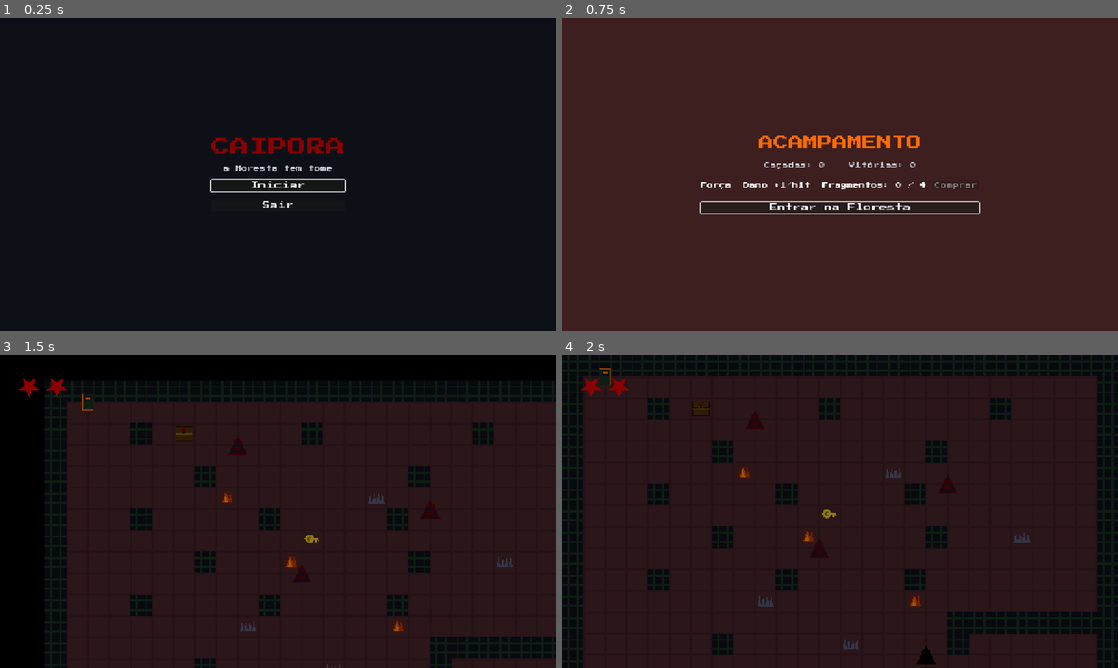
Above: before the commit, frames 1-4 (two rows, left to right).
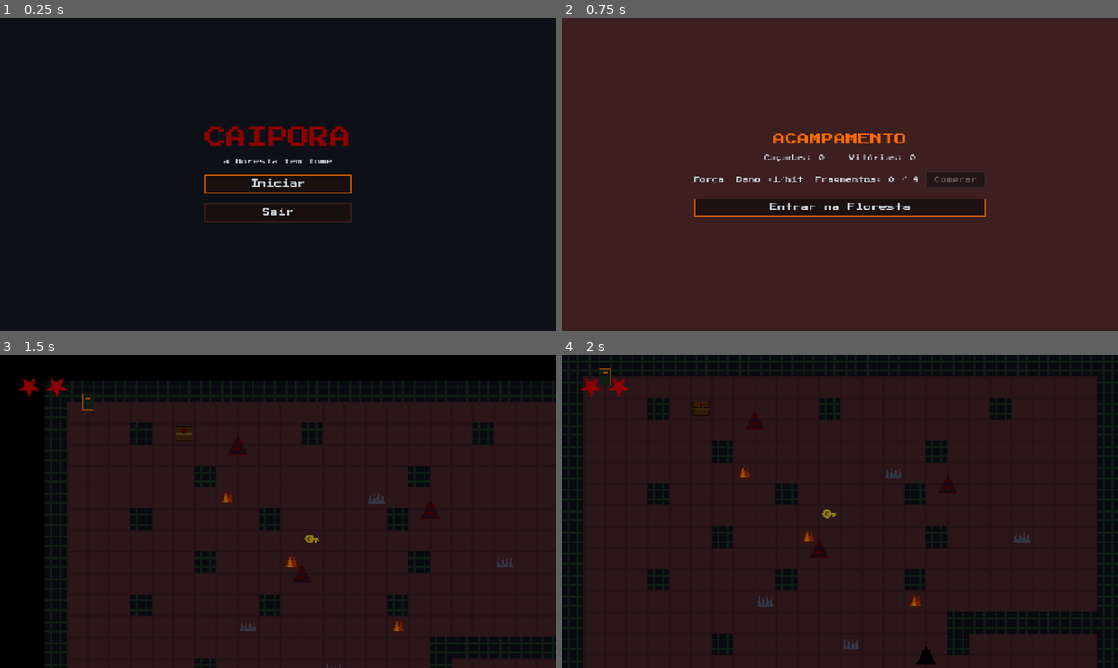
Above: after the commit, the same moments.

Repository: baltazarparra/darkgrid
Game: Godot game, scene res://scenes/ui/main_menu.tscn
Two runs of this game, one before a commit and one after it. Both use one fixed random seed, a clock stepped at 60 frames per second and the inputs below.
Inputs:
- Up to frame 1 (0.25 s): no input
- Up to frame 2 (0.75 s): click "Iniciar" at 0.5 s
- Up to frame 3 (1.5 s): click "Entrar na Floresta" at 1.25 s
- Up to frame 4 (2 s): no input

The runs differ from the first frame. In frame 1, 2.4% of the frame differs, in the area x 36-64%, y 34-66%; in frame 2, 3.5%, in the area x 23-77%, y 36-64%; in frame 3, nothing differs; in frame 4, nothing differs.

Commit message:
feat(visual): design system de UI — theme padronizado e telas coerentes
Parte B da identidade visual. Transforma o theme.tres (antes só fonte) num
design system real: Button (normal/hover/pressed/focus/disabled), Panel,
ProgressBar e Label estilizados na paleta com bordas duras (direção de arte
"minimal, sharp, aggressive" do scenes/AGENTS.md). Todas as telas herdam
botões/fontes consistentes sem edição de cena.

- theme.tres: StyleBoxFlat por estado, cores espelhando constants.gd
- constants.gd: tokens UI_CORNER_RADIUS=0 (hard edges), padding
- main_menu/game_over/hub: type scale consistente (título 48/28, sep 24)
- scripts/tools/screenshot.gd: ferramenta de captura visual reutilizável

Validado por screenshot do menu. Gate: smoke OK.

Co-Authored-By: Claude Opus 4.8 <noreply@anthropic.com>

Diff:
--- a/assets/fonts/theme.tres
+++ b/assets/fonts/theme.tres
@@ -1,7 +1,105 @@
-[gd_resource type="Theme" load_steps=2 format=3 uid="uid://rfhfxkbr1uq1n"]
+[gd_resource type="Theme" load_steps=9 format=3 uid="uid://rfhfxkbr1uq1n"]
 
 [ext_resource type="FontFile" uid="uid://dm4pk1kopq2kt" path="res://assets/fonts/PressStart2P.ttf" id="1_font"]
 
+; ─── Design system: horror folk amazônico ───────────────────────
+; Bordas duras (sem cantos arredondados), paleta vermelho/âmbar/preto.
+; Cores espelham scripts/utils/constants.gd (fonte única). Não inventar tons aqui.
+
+[sub_resource type="StyleBoxFlat" id="btn_normal"]
+bg_color = Color(0.102, 0.059, 0.059, 0.92)
+border_width_left = 2
+border_width_top = 2
+border_width_right = 2
+border_width_bottom = 2
+border_color = Color(0.239, 0.122, 0.122, 1)
+content_margin_left = 20.0
+content_margin_top = 12.0
+content_margin_right = 20.0
+content_margin_bottom = 12.0
+
+[sub_resource type="StyleBoxFlat" id="btn_hover"]
+bg_color = Color(0.18, 0.10, 0.10, 0.96)
+border_width_left = 2
+border_width_top = 2
+border_width_right = 2
+border_width_bottom = 2
+border_color = Color(1, 0.42, 0, 1)
+content_margin_left = 20.0
+content_margin_top = 12.0
+content_margin_right = 20.0
+content_margin_bottom = 12.0
+
+[sub_resource type="StyleBoxFlat" id="btn_pressed"]
+bg_color = Color(0.3, 0.0, 0.0, 1)
+border_width_left = 2
+border_width_top = 2
+border_width_right = 2
+border_width_bottom = 2
+border_color = Color(1, 0.42, 0, 1)
+content_margin_left = 20.0
+content_margin_top = 12.0
+content_margin_right = 20.0
+content_margin_bottom = 12.0
+
+[sub_resource type="StyleBoxFlat" id="btn_focus"]
+bg_color = Color(0, 0, 0, 0)
+border_width_left = 2
+border_width_top = 2
+border_width_right = 2
+border_width_bottom = 2
+border_color = Color(1, 0.42, 0, 0.8)
+content_margin_left = 20.0
+content_margin_top = 12.0
+content_margin_right = 20.0
+content_margin_bottom = 12.0
+
+[sub_resource type="StyleBoxFlat" id="btn_disabled"]
+bg_color = Color(0.08, 0.06, 0.06, 0.6)
+border_width_left = 2
+border_width_top = 2
+border_width_right = 2
+border_width_bottom = 2
+border_color = Color(0.2, 0.18, 0.18, 0.6)
+content_margin_left = 20.0
+content_margin_top = 12.0
+content_margin_right = 20.0
+content_margin_bottom = 12.0
+
+[sub_resource type="StyleBoxFlat" id="panel_bg"]
+bg_color = Color(0.051, 0.067, 0.09, 0.92)
+border_width_left = 2
+border_width_top = 2
+border_width_right = 2
+border_width_bottom = 2
+border_color = Color(0.239, 0.122, 0.122, 1)
+content_margin_left = 24.0
+content_margin_top = 24.0
+content_margin_right = 24.0
+content_margin_bottom = 24.0
+
+[sub_resource type="StyleBoxFlat" id="progress_bg"]
+bg_color = Color(0.15, 0.08, 0.08, 0.6)
+
+[sub_resource type="StyleBoxFlat" id="progress_fill"]
+bg_color = Color(0.545, 0, 0, 1)
+
 [resource]
 default_font = ExtResource("1_font")
-default_font_size = 8
+default_font_size = 16
+Button/colors/font_color = Color(0.788, 0.82, 0.851, 1)
+Button/colors/font_hover_color = Color(1, 0.42, 0, 1)
+Button/colors/font_pressed_color = Color(1, 0.42, 0, 1)
+Button/colors/font_focus_color = Color(0.788, 0.82, 0.851, 1)
+Button/colors/font_disabled_color = Color(0.5, 0.48, 0.48, 0.7)
+Button/font_sizes/font_size = 18
+Button/styles/normal = SubResource("btn_normal")
+Button/styles/hover = SubResource("btn_hover")
+Button/styles/pressed = SubResource("btn_pressed")
+Button/styles/focus = SubResource("btn_focus")
+Button/styles/disabled = SubResource("btn_disabled")
+Label/colors/font_color = Color(0.788, 0.82, 0.851, 1)
+Panel/styles/panel = SubResource("panel_bg")
+PanelContainer/styles/panel = SubResource("panel_bg")
+ProgressBar/styles/background = SubResource("progress_bg")
+ProgressBar/styles/fill = SubResource("progress_fill")
--- a/scenes/ui/game_over.tscn
+++ b/scenes/ui/game_over.tscn
@@ -23,7 +23,7 @@
 [node name="Title" type="Label" parent="Center/VBox"]
 layout_mode = 2
 theme_override_colors/font_color = Color(0.545, 0, 0, 1)
-theme_override_font_sizes/font_size = 26
+theme_override_font_sizes/font_size = 28
 text = "A FLORESTA TE DEVOROU"
 horizontal_alignment = 1
 
--- a/scenes/ui/hub.tscn
+++ b/scenes/ui/hub.tscn
@@ -16,13 +16,13 @@
 
 [node name="VBox" type="VBoxContainer" parent="Center"]
 layout_mode = 2
-theme_override_constants/separation = 28
+theme_override_constants/separation = 24
 alignment = 1
 
 [node name="Title" type="Label" parent="Center/VBox"]
 layout_mode = 2
 theme_override_colors/font_color = Color(1, 0.42, 0, 1)
-theme_override_font_sizes/font_size = 34
+theme_override_font_sizes/font_size = 28
 text = "ACAMPAMENTO"
 horizontal_alignment = 1
 
--- a/scenes/ui/main_menu.tscn
+++ b/scenes/ui/main_menu.tscn
@@ -16,13 +16,13 @@
 
 [node name="VBox" type="VBoxContainer" parent="Center"]
 layout_mode = 2
-theme_override_constants/separation = 20
+theme_override_constants/separation = 24
 alignment = 1
 
 [node name="Title" type="Label" parent="Center/VBox"]
 layout_mode = 2
 theme_override_colors/font_color = Color(0.545, 0, 0, 1)
-theme_override_font_sizes/font_size = 44
+theme_override_font_sizes/font_size = 48
 text = "CAIPORA"
 horizontal_alignment = 1
 
--- /dev/null
+++ b/scripts/tools/screenshot.gd
@@ -0,0 +1,34 @@
+extends SceneTree
+
+## Ferramenta de captura visual (dev only). Renderiza uma cena com janela real
+## (precisa de DISPLAY, ex. WSLg :0) por N frames e salva um PNG. Reutilizada para
+## validar mudanças visuais (UI, mapa, atmosfera, personagens).
+##
+## Uso:
+##   DISPLAY=:0 godot --path . -s scripts/tools/screenshot.gd -- \
+##       --scene=res://scenes/ui/main_menu.tscn --out=/tmp/shot.png [--frames=30]
+
+var _out: String = "/tmp/caipora_shot.png"
+var _target_frames: int = 30
+var _frames: int = 0
+
+func _initialize() -> void:
+	var scene_path: String = "res://scenes/ui/main_menu.tscn"
+	for arg in OS.get_cmdline_user_args():
+		if arg.begins_with("--scene="):
+			scene_path = arg.substr("--scene=".length())
+		elif arg.begins_with("--out="):
+			_out = arg.substr("--out=".length())
+		elif arg.begins_with("--frames="):
+			_target_frames = int(arg.substr("--frames=".length()))
+	var packed: PackedScene = load(scene_path)
+	root.add_child(packed.instantiate())
+
+func _process(_delta: float) -> bool:
+	_frames += 1
+	if _frames >= _target_frames:
+		var img: Image = root.get_texture().get_image()
+		img.save_png(_out)
+		print("[screenshot] saved ", _out)
+		return true  # quit
+	return false
--- a/scripts/utils/constants.gd
+++ b/scripts/utils/constants.gd
@@ -96,8 +96,11 @@
 const FONT_LG := 28
 const FONT_TITLE := 48
 
-const UI_CORNER_RADIUS := 6
+# Direção de arte da UI (scenes/AGENTS.md): cantos retos, bordas duras — sem arredondar.
+const UI_CORNER_RADIUS := 0
 const UI_BORDER_WIDTH := 2
+const UI_PADDING_H := 20  # padding horizontal interno de botões/painéis
+const UI_PADDING_V := 12  # padding vertical interno
 
 # ─── Physics Layers ────────────────────────────────
 const LAYER_PLAYER := 1
